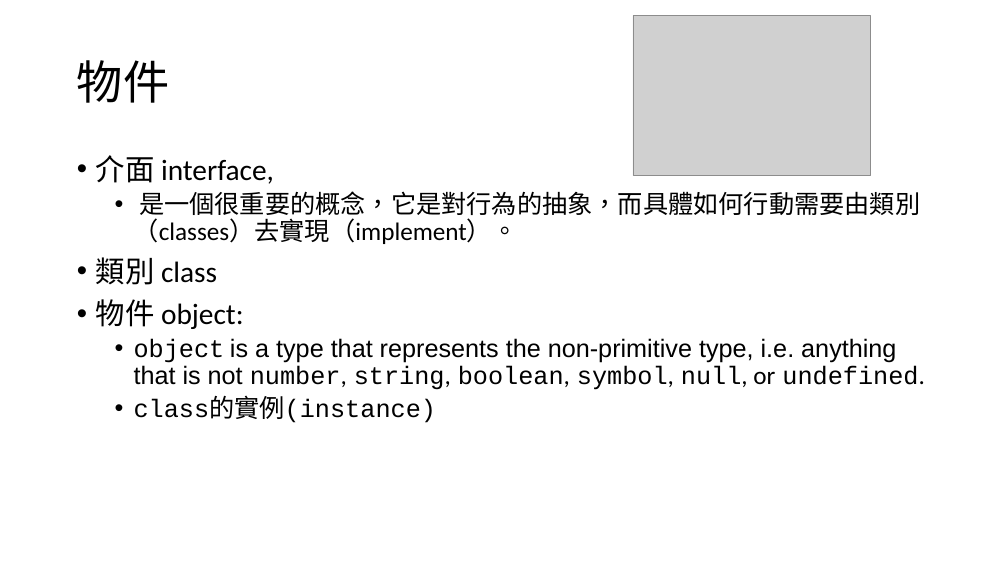
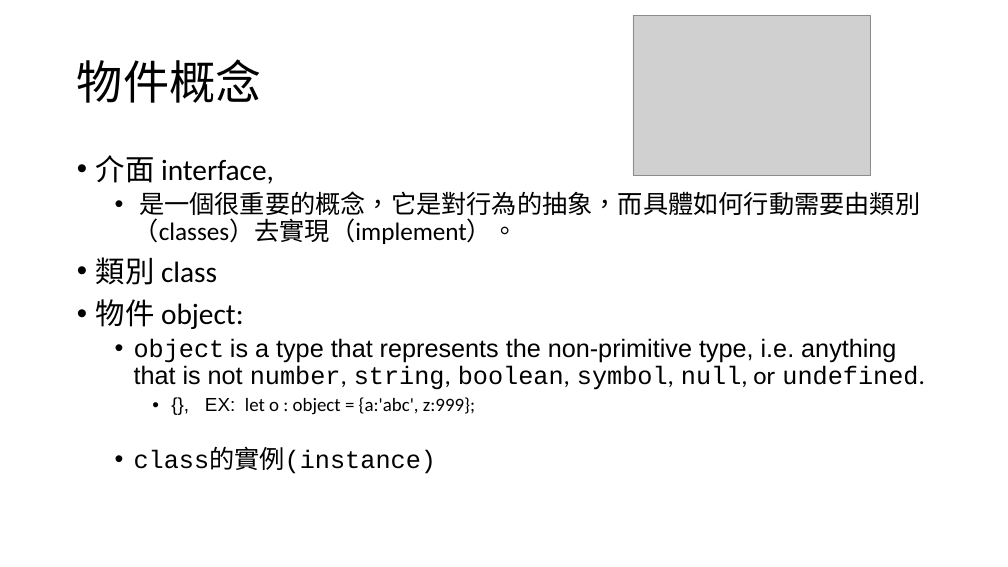
Before and after one commit to toby811023/lesson0314, a slide deck: slide 8 of typescript新手指南.pptx (slide 7 before the commit). Drawn at 1008x567 pixels with LibreOffice and Linux fonts; fonts in the diff are those of the drawing; grey boxes stand for pictures. Boxes give left, top, right and bottom in pixels: in the first picture for what was removed or moved away, otherwise in the second. Text is boxed around its words. In the diff, an @@ line names an element or a change of style, - is before the commit and + after.

```diff
--- a/typescript新手指南.pptx
+++ b/typescript新手指南.pptx
@@ title at box(77, 59, 262, 103): text changed @@
-物件
+物件概念
@@ text at box(205, 397, 475, 415): paragraph added @@
+    • {}, EX: let o : object = {a:'abc', z:999};
```
Also in this commit, not shown: 3 other slides changed, 1 slide added, 6 other files.
